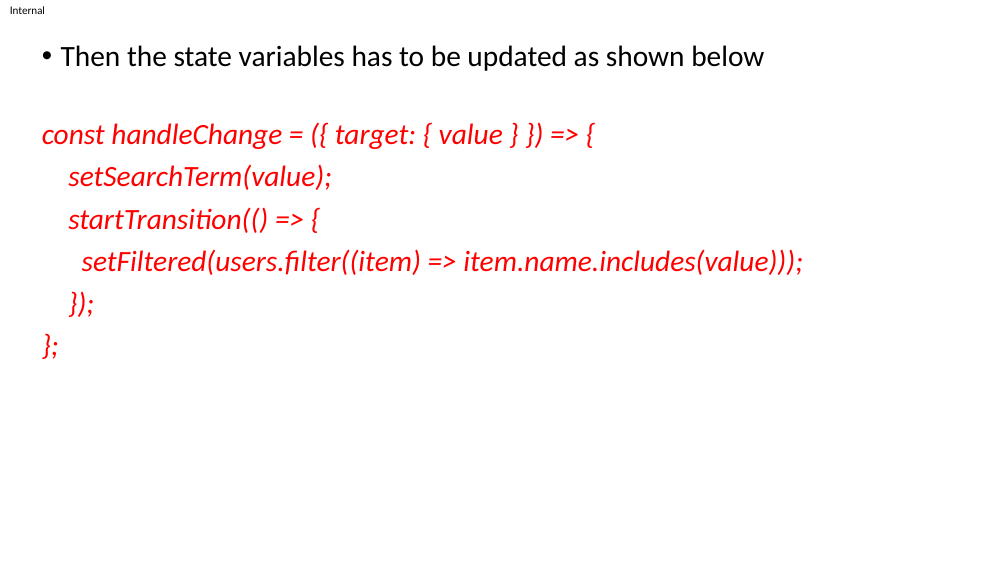
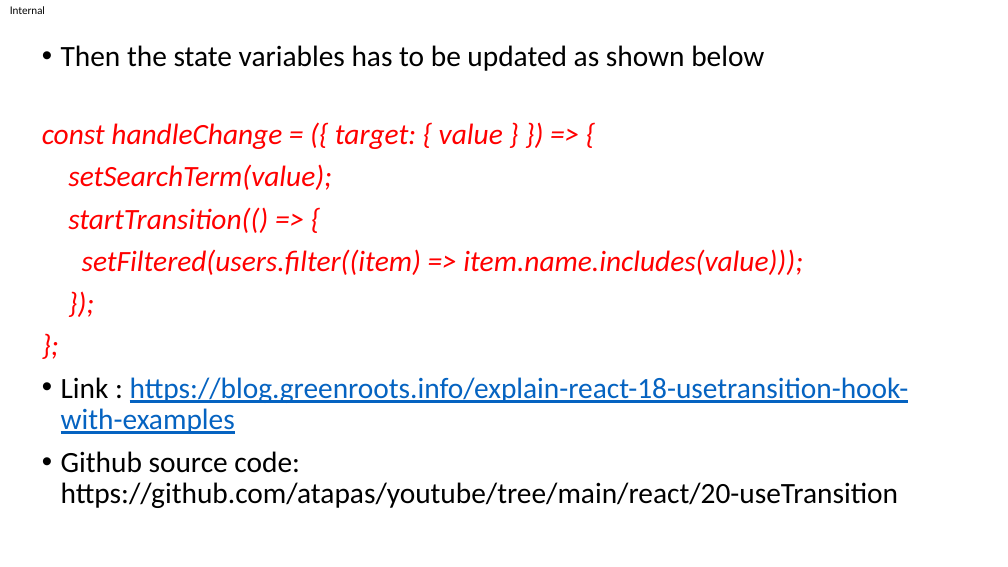
Before and after one commit to ChethanPuttabuddhi/Documents, a slide deck: slide 2 of React18.pptx. Drawn at 1008x567 pixels with LibreOffice and Linux fonts; fonts in the diff are those of the drawing. Boxes give left, top, right and bottom in pixels: in the first picture for what was removed or moved away, otherwise in the second. Text is boxed around its words. In the diff, an @@ line names an element or a change of style, - is before the commit and + after.

```diff
--- a/React18.pptx
+++ b/React18.pptx
@@ text at box(61, 377, 909, 508): paragraphs added @@
+• Link : https://blog.greenroots.info/explain-react-18-usetransition-hook-with-examples
+• Github source code: https://github.com/atapas/youtube/tree/main/react/20-useTransition
```
